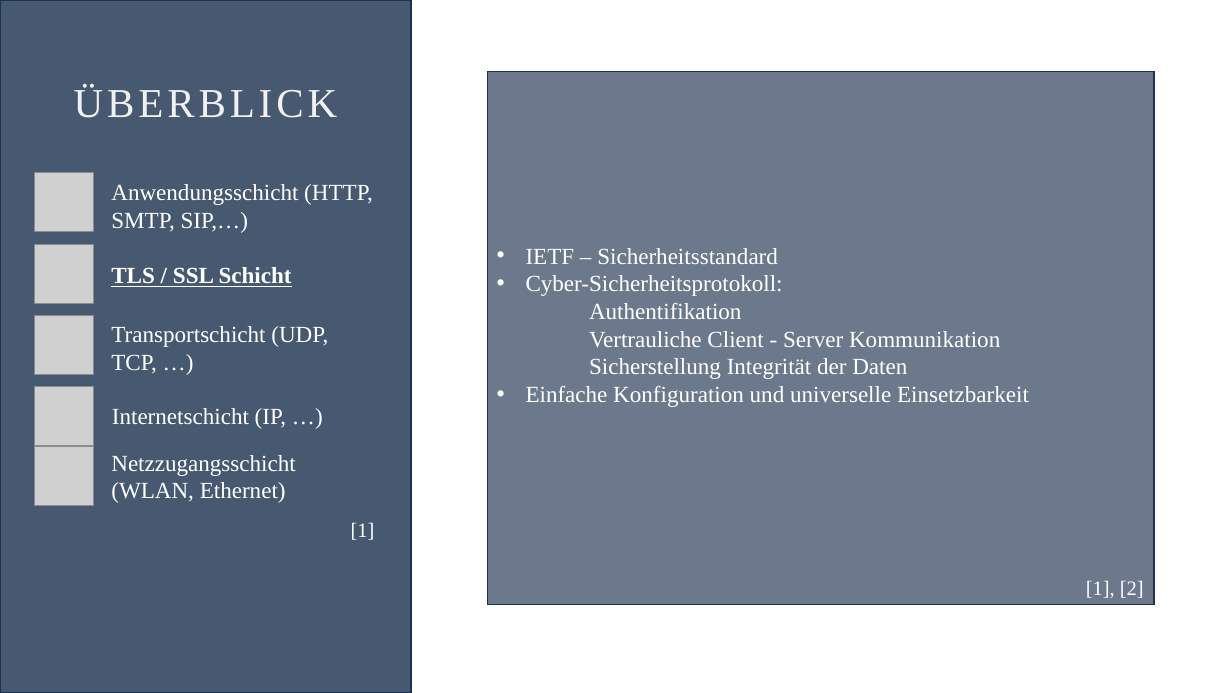
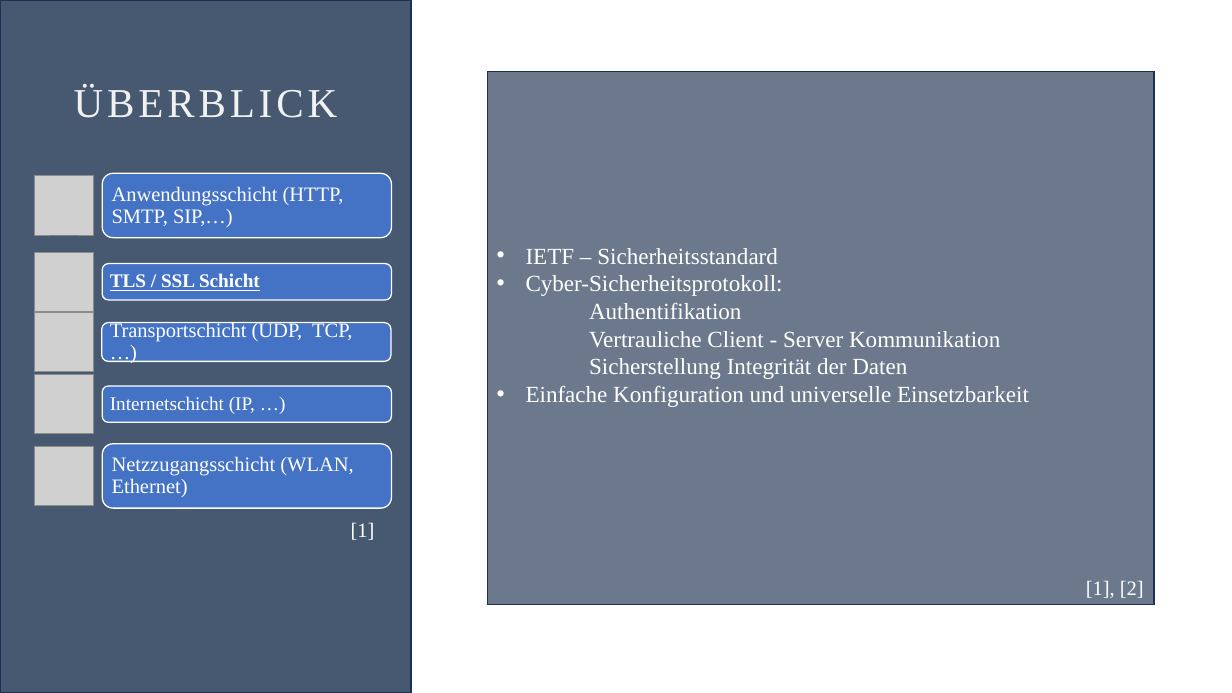
Before and after one commit to Oddl42/DLMCSITSDS01_IT_Sicherheit, a slide deck: slide 3 of Aufgabe/DLMCSITSDS01_Willkens_IU14073577_TLS_20240530.pptx. Drawn at 1232x693 pixels with LibreOffice and Linux fonts; fonts in the diff are those of the drawing; grey boxes stand for pictures. Boxes give left, top, right and bottom in pixels: in the first picture for what was removed or moved away, otherwise in the second. Text is boxed around its words. In the diff, an @@ line names an element or a change of style, - is before the commit and + after.

```diff
--- a/Aufgabe/DLMCSITSDS01_Willkens_IU14073577_TLS_20240530.pptx
+++ b/Aufgabe/DLMCSITSDS01_Willkens_IU14073577_TLS_20240530.pptx
@@ rounded rectangle added at [103, 174, 392, 238], fill #4472C4, outline #FFFFFF 1 pt @@
@@ picture: place and size @@
-picture at [35, 244, 94, 303]
+picture at [35, 252, 94, 311]
@@ rounded rectangle added at [103, 263, 392, 299], fill #4472C4, outline #FFFFFF 1 pt @@
@@ text "TLS / SSL Schicht" at [110, 273, 260, 291]: size 18 to 15 pt; line spacing 1 to 0.9; more space between paragraphs; vertical alignment top to middle @@
@@ rounded rectangle added at [102, 323, 391, 361], fill #4472C4, outline #FFFFFF 1 pt @@
@@ size 18 to 16 pt; line spacing 1 to 0.9; more space between paragraphs; vertical alignment top to middle in 3 elements at [112, 186, 344, 227], [112, 456, 353, 497], [110, 321, 352, 342] @@
@@ picture: place and size @@
-picture at [35, 386, 94, 445]
+picture at [34, 374, 93, 433]
@@ rounded rectangle added at [103, 386, 392, 422], fill #4472C4, outline #FFFFFF 1 pt @@
@@ text "Internetschicht (IP, …)" at [110, 396, 255, 414]: size 18 to 15 pt; line spacing 1 to 0.9; more space between paragraphs; vertical alignment top to middle @@
@@ text "Internetschicht (IP, …)": place and size @@
-text "Internetschicht (IP, …)" at [112, 408, 286, 429]
+text "Internetschicht (IP, …)" at [110, 396, 255, 414]
@@ rounded rectangle added at [103, 444, 392, 508], fill #4472C4, outline #FFFFFF 1 pt @@
```
Also in this commit, not shown: 1 other slide changed, 2 slides added, 1 slide removed.
